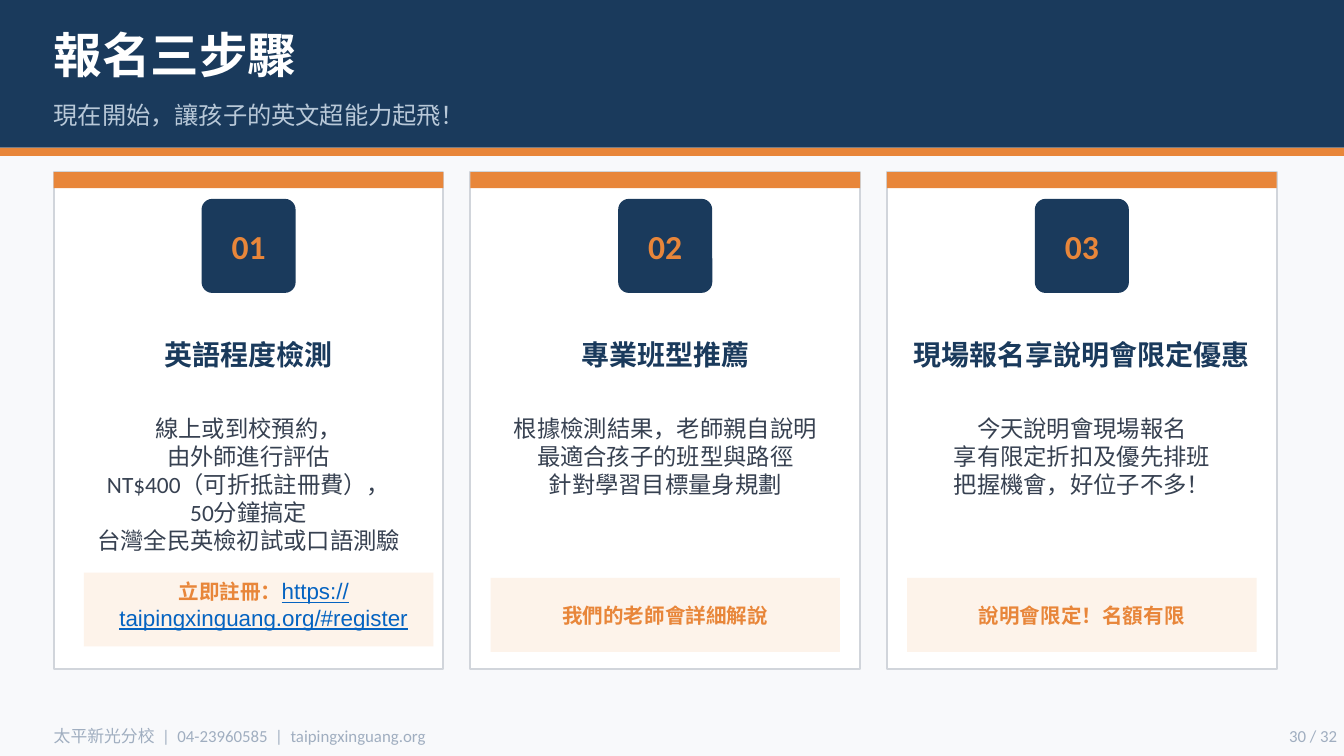
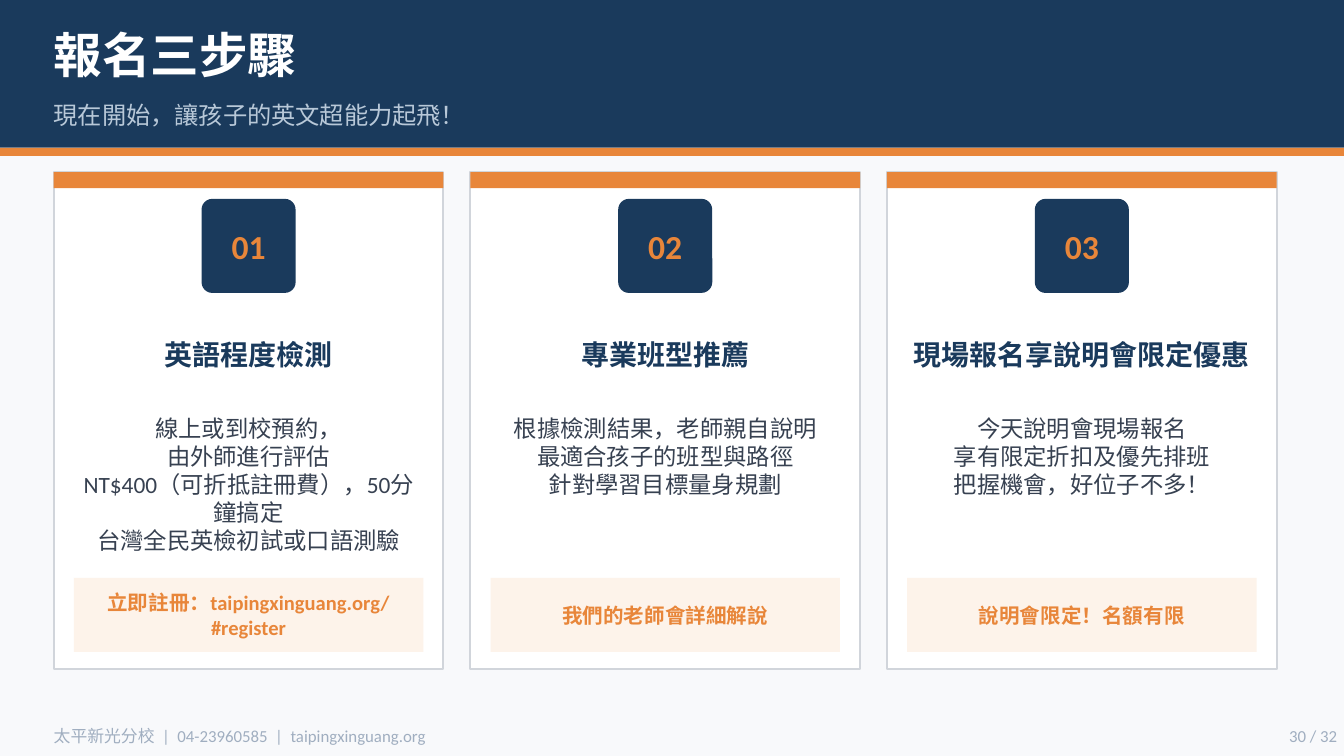
Before and after one commit to miyutang1980/xinguang-admin, a slide deck: slide 30 of parent-presentation.pptx. Drawn at 1344x756 pixels with LibreOffice and Linux fonts; fonts in the diff are those of the drawing. Boxes give left, top, right and bottom in pixels: in the first picture for what was removed or moved away, otherwise in the second. Text is boxed around its words. In the diff, an @@ line names an element or a change of style, - is before the commit and + after.

```diff
--- a/parent-presentation.pptx
+++ b/parent-presentation.pptx
@@ text at (84,473,414,496): text changed @@
-NT$400（可折抵註冊費），
-50分鐘搞定
+NT$400（可折抵註冊費），50分鐘搞定
@@ rectangle: place and size @@
-rectangle at (83,573,433,646)
+rectangle at (74,578,423,652)
@@ text at (107,592,389,639): text changed; size 12 to 11 pt; font Arial to Calibri; text colour #0563C1 to #E8863A; bold on @@
-立即註冊：https://taipingxinguang.org/#register
+立即註冊：taipingxinguang.org/#register
```
Also in this commit, not shown: 7 other slides changed.
